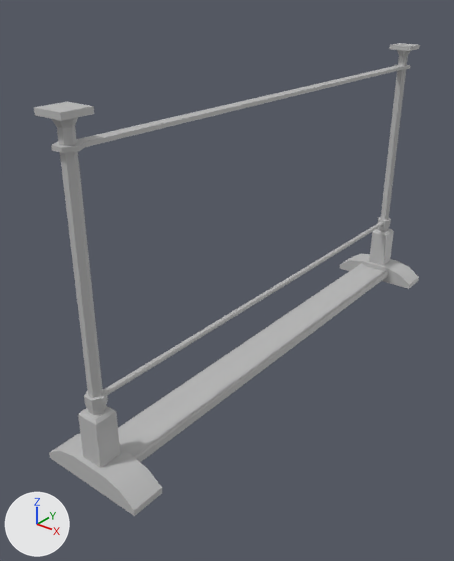
The FBX model CandificationV2/Assets/Meshes/Furniture/CloakHanger_v2.fbx, before and after one commit.
One viewpoint serves both versions: a 50 mm camera at (0.0477, -0.0581, 0.054) aimed at (-0.0038, 0.0063, 0.0141). Lighting does not change. The marker at lower left points along +X, +Y and +Z. Where no turn or scale is listed for an object, it has been applied to the vertices. Vertices at the same position are counted once.
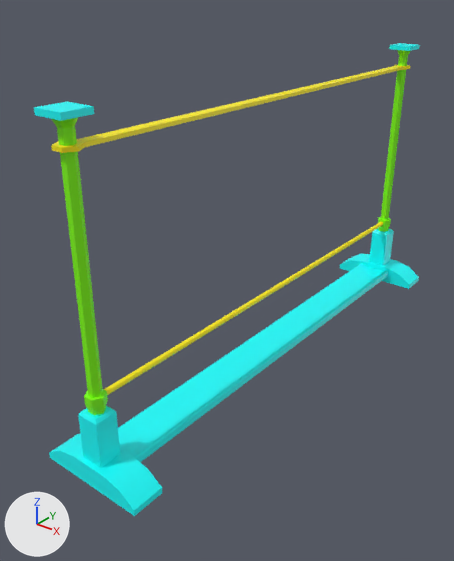
Location of each change, [x1, y1, x2, y2] in pixels of the pictures (454 x 561 px; the box of a moved part takes in the faces that stretch with it):
'pCube1', recoloured (grey to cyan)
    both: [118, 263, 388, 462]
'pCube5', recoloured (grey to cyan)
    both: [34, 102, 94, 121]
part 1 of me_mesh_002, recoloured (grey to cyan)
    both: [340, 254, 419, 289]
part 2 of me_mesh_007, moved or reshaped
    both: [77, 66, 403, 147]
part 3 of me_mesh_007, recoloured (grey to green)
    both: [52, 50, 411, 415]
part 4 of me_mesh_007, recoloured (grey to yellow)
    both: [51, 65, 410, 153]
part 5 of me_mesh_008, recoloured (grey to yellow)
    both: [104, 222, 383, 395]
part 6 of me_mesh_003, recoloured (grey to cyan)
    both: [78, 406, 120, 468]
part 7 of me_mesh_006, recoloured (grey to cyan)
    both: [369, 229, 394, 265]
part 8 of me_mesh_001, recoloured (grey to cyan)
    both: [49, 433, 162, 516]

The change, as a list of edits to the scene's bpy script:
```text
Add mat_pole:
    mat_pole = principled_material('Pole')
    mat_pole.base_color = (1.0, 0.848, 0.0)  # yellow #ffed00
Add mat_pillar:
    mat_pillar = principled_material('Pillar')
    mat_pillar.base_color = (0.227, 1.0, 0.0)  # green #83ff00
Change me_mesh_006:
    remove me_mesh_006.from_pydata(...)  # 24 vertices, 22 faces; spans x -0.0016..0.0016, y -0.0016..0.0016, z -0.00557..0.00177
    add me_mesh_006.from_pydata(...)  # 24 vertices, 21 faces; spans x -0.0016..0.0016, y -0.0016..0.0016, z -0.00557..0.00177
    me_mesh_006 part 7: 21 faces spanning x -0.0016..0.0016, y -0.0016..0.0016, z -0.00557..0.00177 switch from mat_lambert3 (grey #bcbcbc) to mat_base (cyan #00ffff)
Change me_mesh_002:
    remove me_mesh_002.from_pydata(...)  # 28 vertices, 26 faces; spans x -0.0075..0.0075, y -0.0022..0.0022, z 0.0..0.003
    add me_mesh_002.from_pydata(...)  # 28 vertices, 20 faces; spans x -0.0075..0.0075, y -0.0022..0.0022, z 0.0..0.003
    me_mesh_002 part 1: 20 faces spanning x -0.0075..0.0075, y -0.0022..0.0022, z 0.0..0.003 switch from mat_lambert3 (grey #bcbcbc) to mat_base (cyan #00ffff)
Change me_mesh_007:
    verts and faces of me_mesh_007; kept vertices keep their numbers, new ones are numbered from 158
    remove me_mesh_007.from_pydata(...)  # 158 vertices, 164 faces; spans x -0.0015..0.0015, y -0.0236..0.051, z -0.0165..0.0165
    add me_mesh_007.from_pydata(...)  # 156 vertices, 152 faces; spans x -0.0015..0.0015, y -0.0236..0.051, z -0.0165..0.0165
    me_mesh_007 part 2
    add for i in [*range(142, 146)]: verts[i] += (0.0, 0.0125, 0.0)
    me_mesh_007 part 3: 96 faces spanning x -0.0014..0.0014, y -0.0235..0.0509, z -0.0165..0.0165 switch from mat_lambert3 (grey #bcbcbc) to mat_pillar (green #83ff00)
    me_mesh_007 part 4: 56 faces spanning x -0.0015..0.0015, y -0.0236..0.051, z 0.0132..0.0139 switch from mat_lambert3 (grey #bcbcbc) to mat_pole (yellow #ffed00)
Change me_mesh_008:
    remove me_mesh_008.from_pydata(...)  # 18 vertices, 24 faces; spans x -0.0004..0.0004, y -0.0219..0.05, z -0.0004..0.0004
    add me_mesh_008.from_pydata(...)  # 16 vertices, 8 faces; spans x -0.0004..0.0004, y -0.0219..0.05, z -0.0004..0.0004
    me_mesh_008 part 5: 8 faces spanning x -0.0004..0.0004, y -0.0219..0.05, z -0.0004..0.0004 switch from mat_lambert3 (grey #bcbcbc) to mat_pole (yellow #ffed00)
Change me_mesh_003:
    remove me_mesh_003.from_pydata(...)  # 24 vertices, 22 faces; spans x -0.0016..0.0016, y -0.0016..0.0016, z -0.00557..0.00177
    add me_mesh_003.from_pydata(...)  # 24 vertices, 21 faces; spans x -0.0016..0.0016, y -0.0016..0.0016, z -0.00557..0.00177
    me_mesh_003 part 6: 21 faces spanning x -0.0016..0.0016, y -0.0016..0.0016, z -0.00557..0.00177 switch from mat_lambert3 (grey #bcbcbc) to mat_base (cyan #00ffff)
Change me_mesh:
    where me_mesh.from_pydata(...)  # 16 vertices, 14 faces; spans x -0.003..0.003, y -0.0207..0.0505, z 0.0..0.0013
    remove me_mesh.materials.append(mat_lambert3)  # grey #bcbcbc
    add me_mesh.materials.append(mat_base)  # cyan #00ffff
Change me_mesh_001:
    remove me_mesh_001.from_pydata(...)  # 28 vertices, 26 faces; spans x -0.0075..0.0075, y -0.0022..0.0022, z 0.0..0.003
    add me_mesh_001.from_pydata(...)  # 28 vertices, 20 faces; spans x -0.0075..0.0075, y -0.0022..0.0022, z 0.0..0.003
    me_mesh_001 part 8: 20 faces spanning x -0.0075..0.0075, y -0.0022..0.0022, z 0.0..0.003 switch from mat_lambert3 (grey #bcbcbc) to mat_base (cyan #00ffff)
Change me_mesh_004:
    where me_mesh_004.from_pydata(...)  # 8 vertices, 6 faces; spans x -0.00187..0.00187, y -0.00187..0.00187, z -0.00035..0.00035
    remove me_mesh_004.materials.append(mat_lambert3)  # grey #bcbcbc
    add me_mesh_004.materials.append(mat_base)  # cyan #00ffff
```
